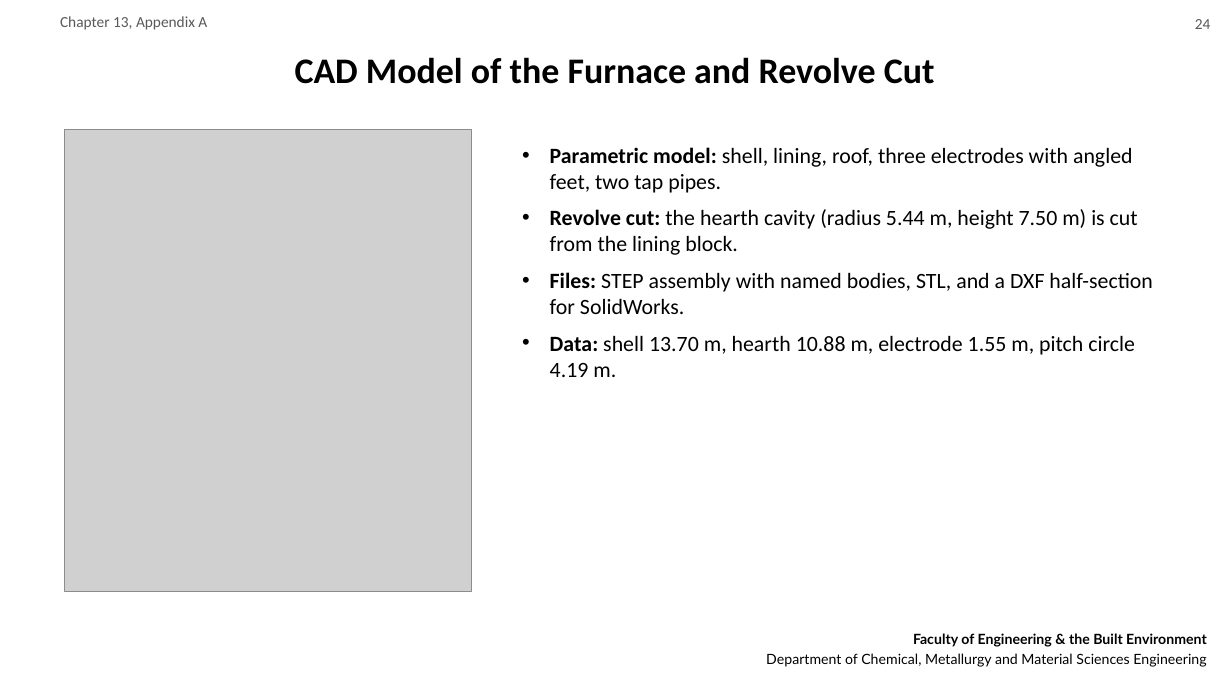
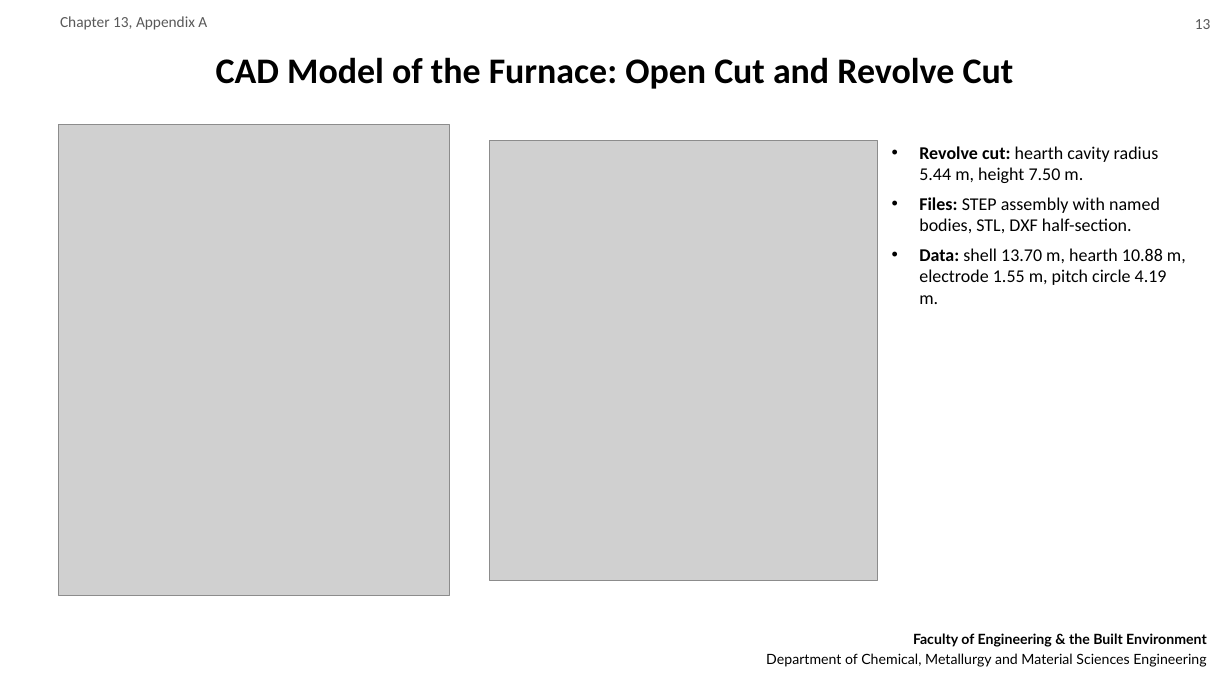
Before and after one commit to motsemmetebogo6-blip/START-UP, a slide deck: slide 13 of deliverables/MPG118S_Final_Presentation.pptx (slide 24 before the commit). Drawn at 1232x693 pixels with LibreOffice and Linux fonts; fonts in the diff are those of the drawing; grey boxes stand for pictures; background and template pictures are left out. Boxes give left, top, right and bottom in pixels: in the first picture for what was removed or moved away, otherwise in the second. Text is boxed around its words. In the diff, an @@ line names an element or a change of style, - is before the commit and + after.

```diff
--- a/deliverables/MPG118S_Final_Presentation.pptx
+++ b/deliverables/MPG118S_Final_Presentation.pptx
@@ text at [1195, 19, 1211, 29]: text changed @@
-24
+13
@@ title at [216, 57, 1014, 89]: text changed @@
-CAD Model of the Furnace and Revolve Cut
+CAD Model of the Furnace: Open Cut and Revolve Cut
@@ picture: place and size @@
-picture at [64, 129, 471, 592]
+picture at [59, 125, 450, 596]
@@ picture added at [490, 140, 878, 580] @@
@@ text "Revolve cut: hearth cavity radius ...": place and size @@
-text "Revolve cut: hearth cavity radius ..." at [550, 147, 1152, 377]
+text "Revolve cut: hearth cavity radius ..." at [919, 146, 1186, 304]
@@ text at [919, 146, 1160, 233]: text changed; size 17 to 14 pt @@
-• Parametric model: shell, lining, roof, three electrodes with angled feet, two tap pipes.
-• Revolve cut: the hearth cavity (radius 5.44 m, height 7.50 m) is cut from the lining block.
-• Files: STEP assembly with named bodies, STL, and a DXF half-section for SolidWorks.
+• Revolve cut: hearth cavity radius 5.44 m, height 7.50 m.
+• Files: STEP assembly with named bodies, STL, DXF half-section.
@@ text at [919, 248, 1186, 304]: size 17 to 14 pt in "Data: shell 13.70 m, hearth 10.88 m, ..."; less space between paragraphs @@
```
Also in this commit, not shown: 16 other slides changed, 4 slides added, 30 slides removed, 3 other files.
